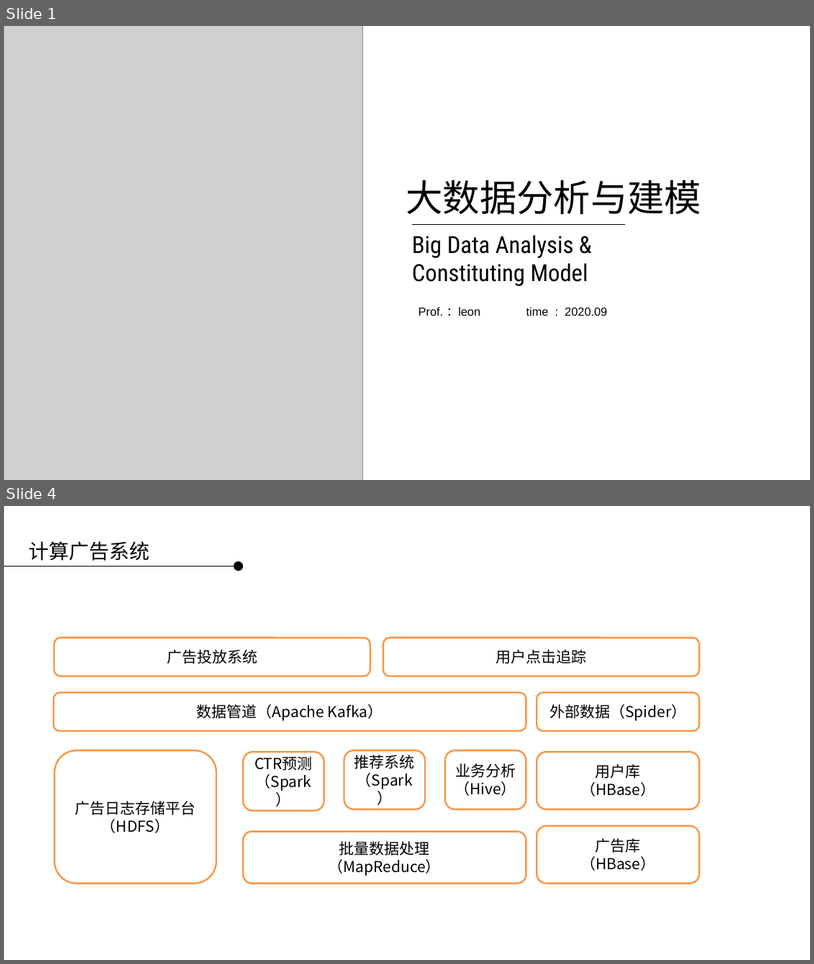
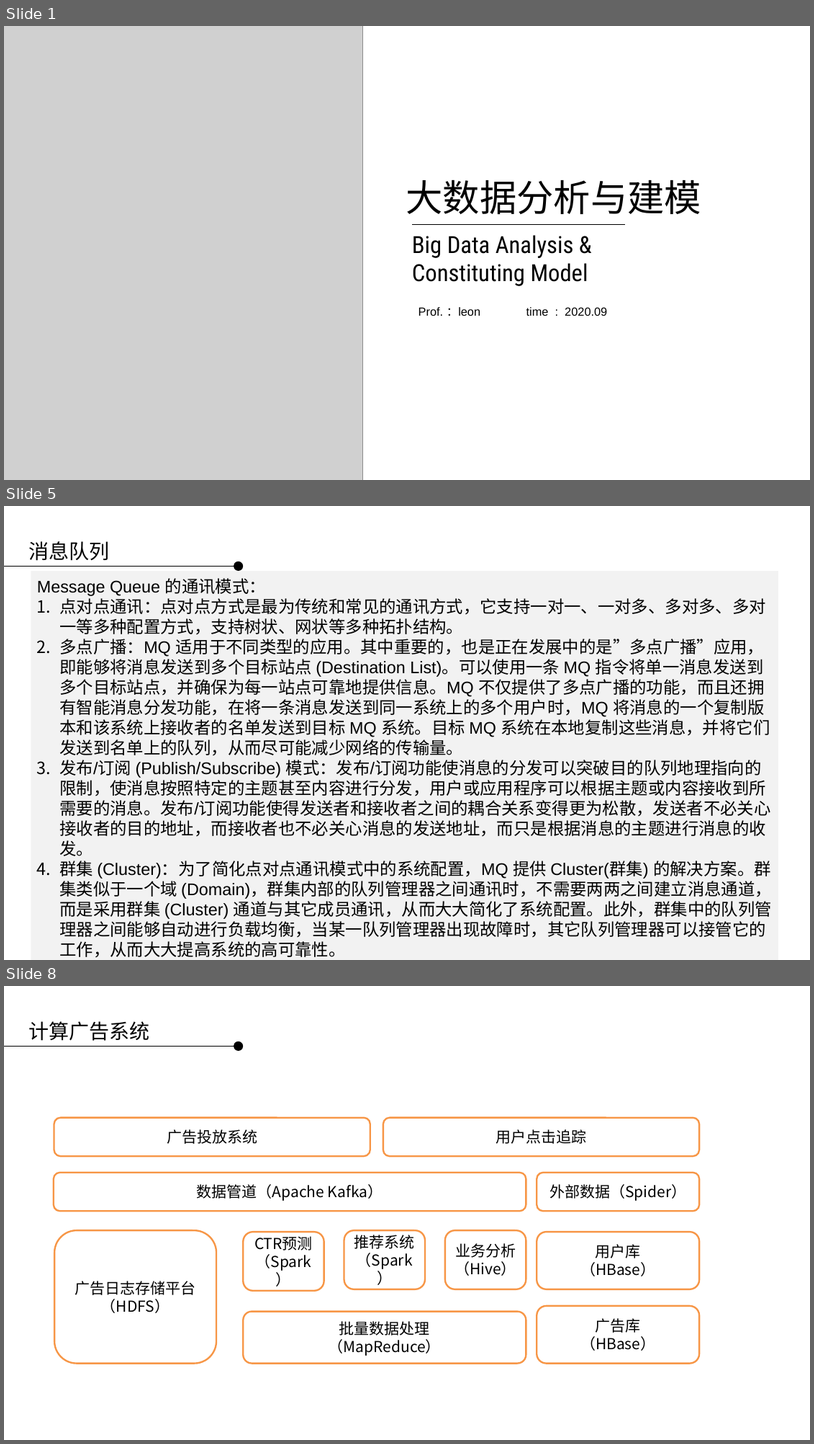
Before and after one commit to applepip/Big_Data, a slide deck: 数据采集系统/数据采集系统 第三讲.pptx. Shown one above the other, each under a label of ours: slides 1 and 4 before the commit, slides 1, 5 and 8 after it; the slides between them are not shown. The pictures are 814x964 and 814x1444 pixels, drawn with LibreOffice and Linux fonts; fonts in the diff are those of the drawing; grey boxes stand for pictures; background and template pictures are left out. Boxes give left, top, right and bottom in pixels: in the first picture for what was removed or moved away, otherwise in the second. Text is boxed around its words. In the diff, an @@ line names an element or a change of style, - is before the commit and + after.

```diff
--- a/数据采集系统/数据采集系统 第三讲.pptx
+++ b/数据采集系统/数据采集系统 第三讲.pptx
@@ slide 5 added at (4, 506, 810, 960), background picture (left out) @@
@@ text added at (28, 541, 109, 561), 24 pt, text #000000 @@
+消息队列
@@ line added from (4, 566) to (234, 566), #000000 0.75 pt @@
@@ ellipse added at (234, 561, 244, 572), fill #000000 @@
@@ rectangle added at (31, 571, 779, 960), fill #F2F2F2, 20 pt, text #000000 @@
+Message Queue 的通讯模式：
+1. 点对点通讯：点对点方式是最为传统和常见的通讯方式，它支持一对一、一对多、多对多、多对一等多种配置方式，支持树状、网状等多种拓扑结构。
+2. 多点广播：MQ 适用于不同类型的应用。其中重要的，也是正在发展中的是”多点广播”应用，即能够将消息发送到多个目标站点 (Destination List)。可以使用一条 MQ 指令将单一消息发送到多个目标站点，并确保为每一站点可靠地提供信息。MQ 不仅提供了多点广播的功能，而且还拥有智能消息分发功能，在将一条消息发送到同一系统上的多个用户时，MQ 将消息的一个复制版本和该系统上接收者的名单发送到目标 MQ 系统。目标 MQ 系统在本地复制这些消息，并将它们发送到名单上的队列，从而尽可能减少网络的传输量。
+3. 发布/订阅 (Publish/Subscribe) 模式：发布/订阅功能使消息的分发可以突破目的队列地理指向的限制，使消息按照特定的主题甚至内容进行分发，用户或应用程序可以根据主题或内容接收到所需要的消息。发布/订阅功能使得发送者和接收者之间的耦合关系变得更为松散，发送者不必关心接收者的目的地址，而接收者也不必关心消息的发送地址，而只是根据消息的主题进行消息的收发。
+4. 群集 (Cluster)：为了简化点对点通讯模式中的系统配置，MQ 提供 Cluster(群集) 的解决方案。群集类似于一个域 (Domain)，群集内部的队列管理器之间通讯时，不需要两两之间建立消息通道，而是采用群集 (Cluster) 通道与其它成员通讯，从而大大简化了系统配置。此外，群集中的队列管理器之间能够自动进行负载均衡，当某一队列管理器出现故障时，其它队列管理器可以接管它的工作，从而大大提高系统的高可靠性。
@@ what was slide 4 is now slide 8 @@
```
Also in this commit, not shown: 2 slides changed, 3 other slides added.
